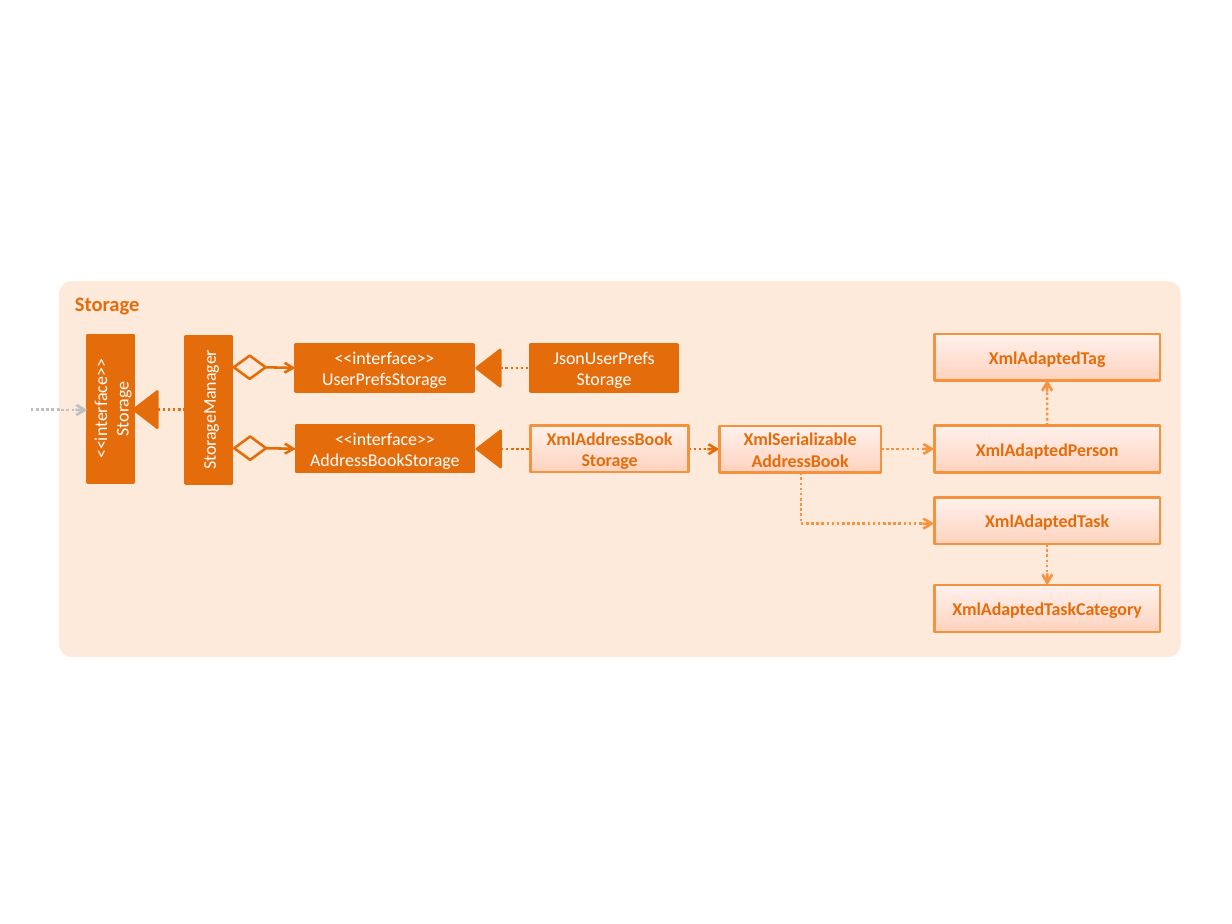
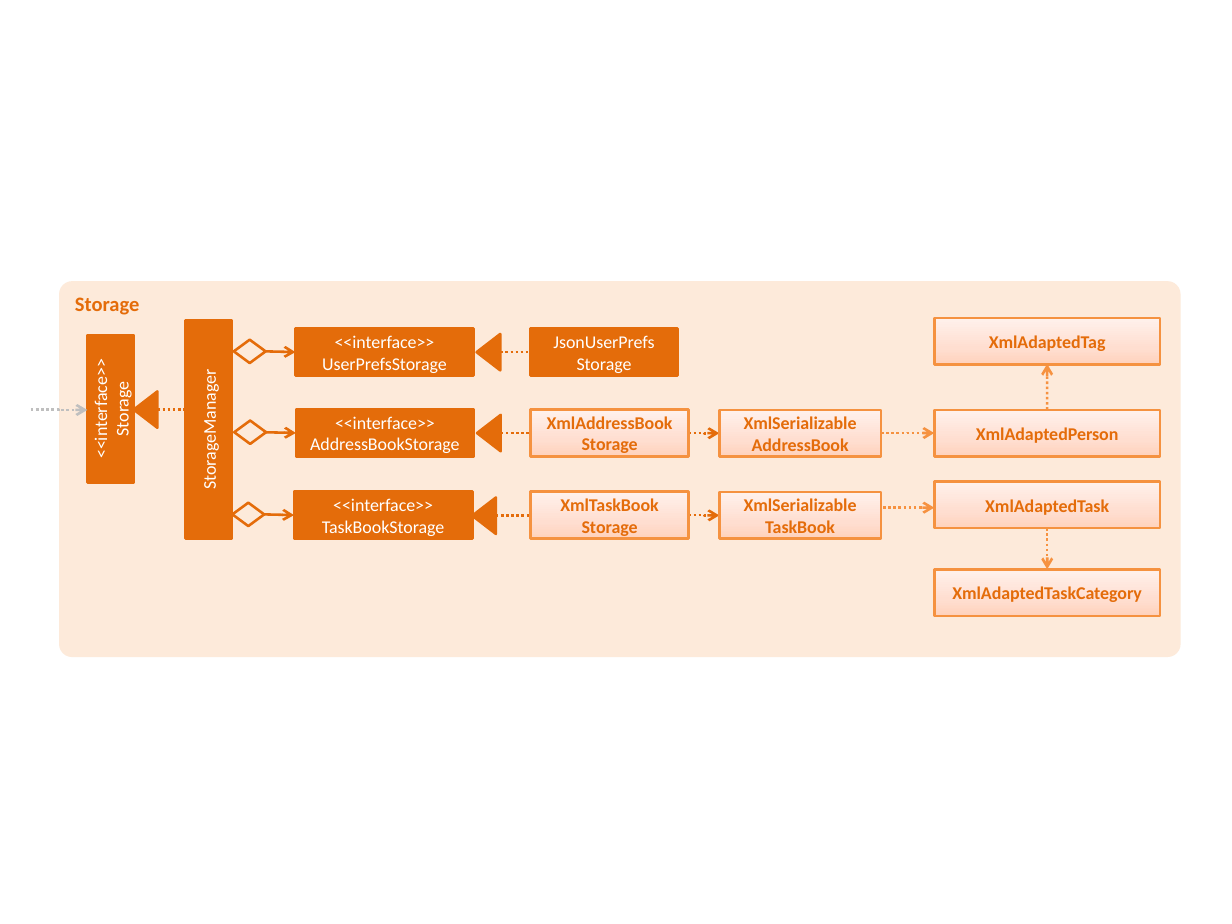
Before and after one commit to x3tsunayh/main, a slide deck: slide 1 of docs/diagrams/StorageComponentClassDiagram.pptx. Drawn at 1232x924 pixels with LibreOffice and Linux fonts; fonts in the diff are those of the drawing. Boxes give left, top, right and bottom in pixels: in the first picture for what was removed or moved away, otherwise in the second. Text is boxed around its words. In the diff, an @@ line names an element or a change of style, - is before the commit and + after.

```diff
--- a/docs/diagrams/StorageComponentClassDiagram.pptx
+++ b/docs/diagrams/StorageComponentClassDiagram.pptx
@@ rectangle "StorageManager": place and size @@
-rectangle "StorageManager" at [186,336,233,484]
+rectangle "StorageManager" at [185,321,232,539]
@@ 9 rectangles, 5 arrows, 2 diamonds, 2 triangles, 2 elbow arrows, 2 elbow lines: place and size @@
-9 rectangles, 5 arrows, 2 diamonds, 2 triangles, 2 elbow arrows, 2 elbow lines at [234,334,1159,632]
+9 rectangles, 5 arrows, 2 diamonds, 2 triangles, 2 elbow arrows, 2 elbow lines at [234,318,1159,616]
@@ line removed from (801, 472) to (801, 521) @@
@@ diamond added at [233,503,265,526], outline #E46C0A 1.5 pt @@
@@ rectangle added at [294,492,473,538], fill #E46C0A, outline #E46C0A 1.5 pt, 10.5 pt, text #FFFFFF @@
+<<interface>>
+TaskBookStorage
@@ triangle added at [472,497,496,534], fill #E46C0A, outline #E46C0A 1.5 pt @@
@@ rectangle added at [531,492,689,538], fill gradient #FFD2BD to #FFDED0 to #FFF2ED, outline #F69240 1.5 pt, 10.5 pt, text #E46C0A, bold @@
+XmlTaskBook
+Storage
@@ rectangle added at [719,492,881,538], fill gradient #FFD2BD to #FFDED0 to #FFF2ED, outline #F69240 1.5 pt, 10.5 pt, text #E46C0A, bold @@
+XmlSerializable
+TaskBook
@@ arrow added from (264, 515) to (294, 515), #E46C0A 1.5 pt @@
@@ elbow line added from (496, 516) to (530, 516), #E46C0A 1.5 pt dashed @@
@@ elbow arrow added from (689, 515) to (719, 515), #E46C0A 1.5 pt dashed @@
```
Also in this commit, not shown: 10 other files.
